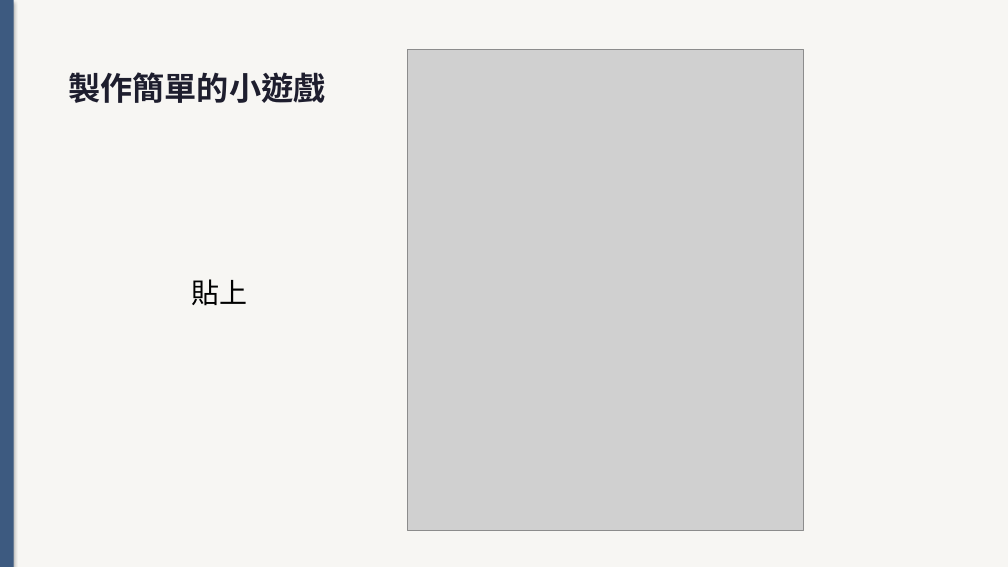
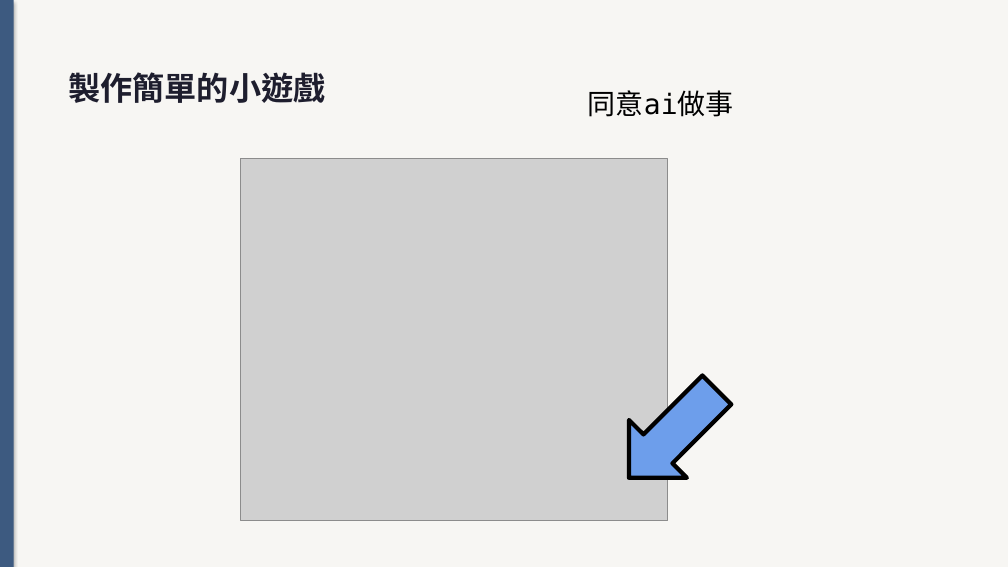
Before and after one commit to bobhsu408/vscode, a slide deck: slide 52 of jo6bj03284504t_6g4a83.pptx (slide 47 before the commit). Drawn at 1008x567 pixels with LibreOffice and Linux fonts; fonts in the diff are those of the drawing; grey boxes stand for pictures. Boxes give left, top, right and bottom in pixels: in the first picture for what was removed or moved away, otherwise in the second. Text is boxed around its words. In the diff, an @@ line names an element or a change of style, - is before the commit and + after.

```diff
--- a/jo6bj03284504t_6g4a83.pptx
+++ b/jo6bj03284504t_6g4a83.pptx
@@ picture removed at box(407, 49, 803, 531) @@
@@ text added at box(588, 90, 734, 117), 20 pt, text #000000 @@
+同意ai做事
@@ picture added at box(241, 158, 668, 520) @@
@@ text removed at box(191, 279, 247, 306) @@
-貼上
@@ up arrow added at box(600, 361, 746, 507), fill #6D9EEB, outline #000000 3 pt @@
```
Also in this commit, not shown: 39 other slides changed, 23 slides added, 9 slides removed, 11 other files.
